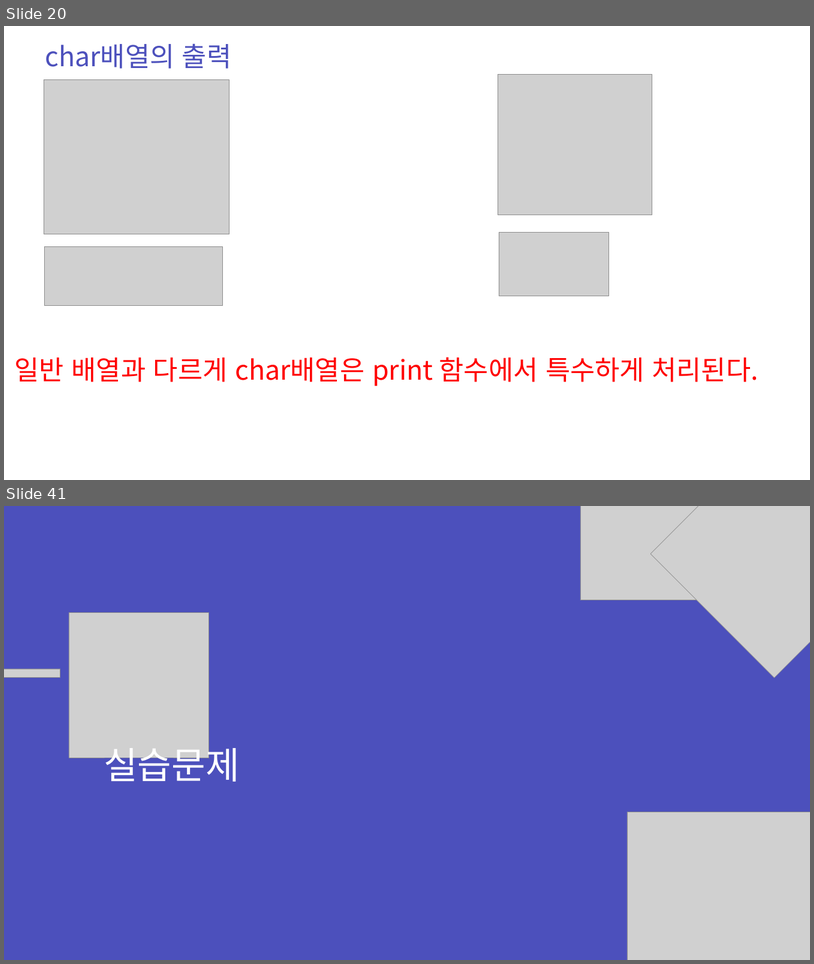
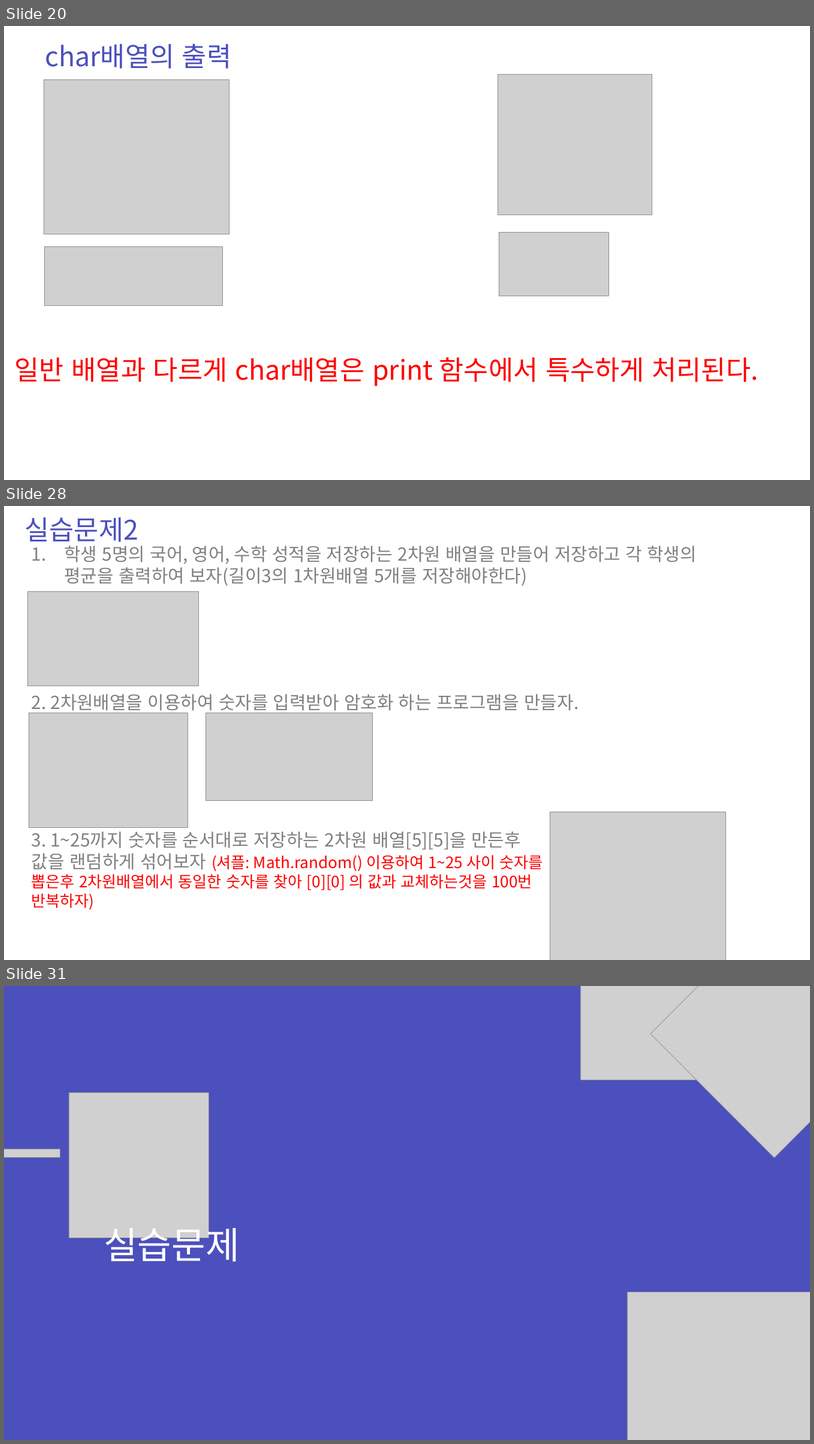
Before and after one commit to zest132/JavaLecture, a slide deck: JavaLecture/LectureFile/java 5강.pptx. Shown one above the other, each under a label of ours: slides 20 and 41 before the commit, slides 20, 28 and 31 after it; the slides between them are not shown. The pictures are 814x964 and 814x1444 pixels, drawn with LibreOffice and Linux fonts; fonts in the diff are those of the drawing; grey boxes stand for pictures. Boxes give left, top, right and bottom in pixels: in the first picture for what was removed or moved away, otherwise in the second. Text is boxed around its words. In the diff, an @@ line names an element or a change of style, - is before the commit and + after.

Commit message:
5강 최종실습 작업중

```diff
--- a/JavaLecture/LectureFile/java 5강.pptx
+++ b/JavaLecture/LectureFile/java 5강.pptx
@@ slide 28 added at (4, 506, 810, 960), background #FFFFFF @@
@@ text added at (25, 517, 139, 547), 48 pt, text #4C50BC @@
+실습문제2
@@ text added at (64, 546, 696, 586), 32 pt, text #808080 @@
+1. 학생 5명의 국어, 영어, 수학 성적을 저장하는 2차원 배열을 만들어 저장하고 각 학생의 평균을 출력하여 보자(길이3의 1차원배열 5개를 저장해야한다)
@@ picture added at (27, 592, 199, 686) @@
@@ text added at (32, 694, 579, 714), 32 pt, text #808080 @@
+2. 2차원배열을 이용하여 숫자를 입력받아 암호화 하는 프로그램을 만들자.
@@ picture added at (29, 712, 188, 827) @@
@@ picture added at (206, 712, 372, 801) @@
@@ picture added at (550, 811, 726, 960) @@
@@ text added at (32, 831, 543, 909), 28 pt, text #FF0000 @@
+3. 1~25까지 숫자를 순서대로 저장하는 2차원 배열[5][5]을 만든후 값을 랜덤하게 섞어보자 (셔플: Math.random() 이용하여 1~25 사이 숫자를 뽑은후 2차원배열에서 동일한 숫자를 찾아 [0][0] 의 값과 교체하는것을 100번 반복하자)
@@ what was slide 41 is now slide 31 @@
```
Also in this commit, not shown: 2 slides changed, 9 other slides added, 20 slides removed, 3 other files.
